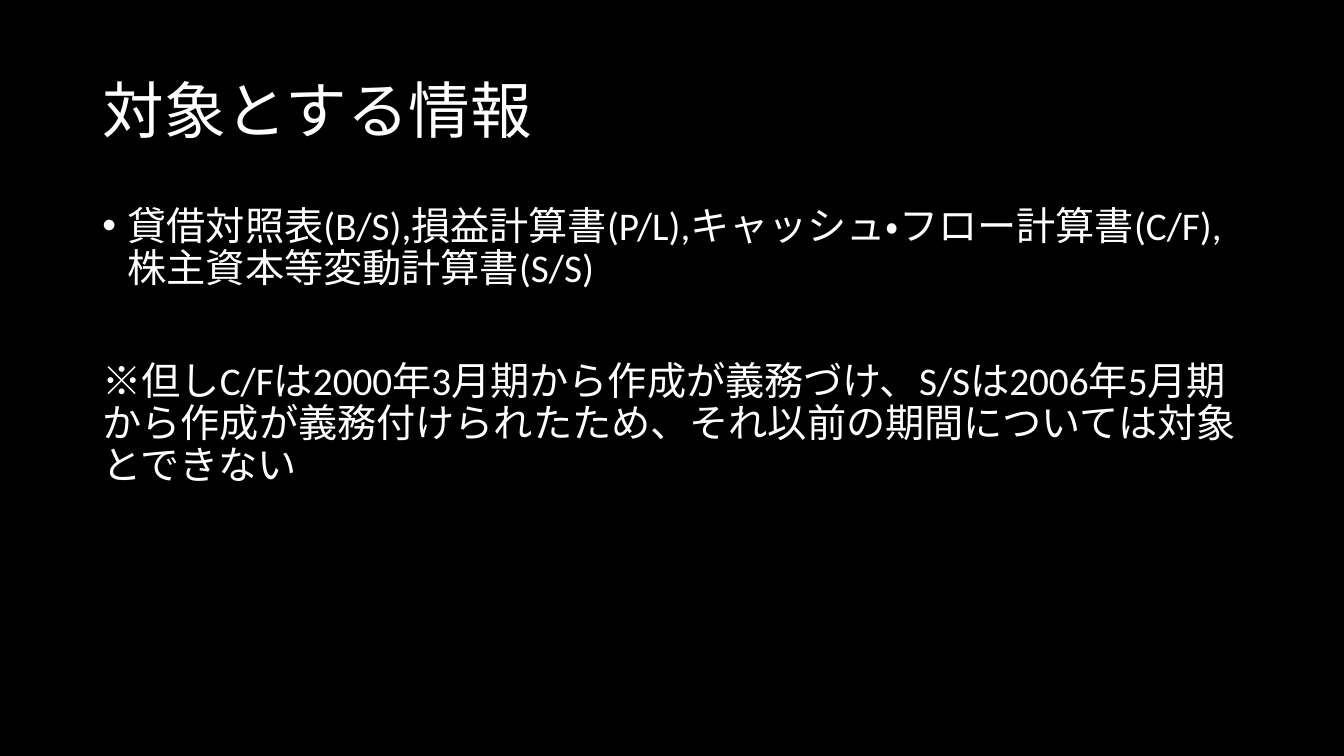
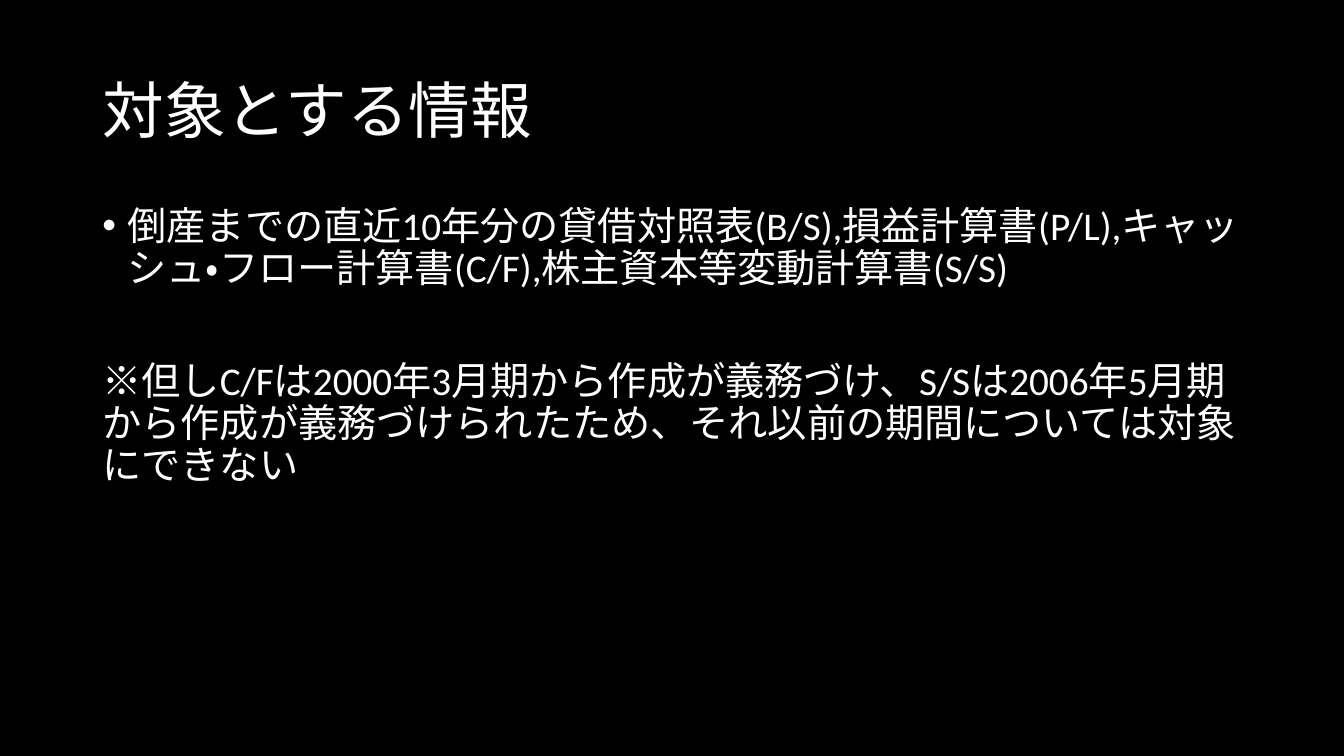
Before and after one commit to MAGA-Phantom/OperationSotsuron, a slide deck: slide 19 of 倒産の研究(仮).pptx (slide 15 before the commit). Drawn at 1344x756 pixels with LibreOffice and Linux fonts; fonts in the diff are those of the drawing. Boxes give left, top, right and bottom in pixels: in the first picture for what was removed or moved away, otherwise in the second. Text is boxed around its words. In the diff, an @@ line names an element or a change of style, - is before the commit and + after.

```diff
--- a/倒産の研究(仮).pptx
+++ b/倒産の研究(仮).pptx
@@ text at bbox=[102, 207, 1239, 481]: text changed @@
-• 貸借対照表(B/S),損益計算書(P/L),キャッシュ・フロー計算書(C/F),株主資本等変動計算書(S/S)
-※但しC/Fは2000年3月期から作成が義務づけ、S/Sは2006年5月期から作成が義務付けられたため、それ以前の期間については対象とできない
+• 倒産までの直近10年分の貸借対照表(B/S),損益計算書(P/L),キャッシュ・フロー計算書(C/F),株主資本等変動計算書(S/S)
+※但しC/Fは2000年3月期から作成が義務づけ、S/Sは2006年5月期から作成が義務づけられたため、それ以前の期間については対象にできない
```
Also in this commit, not shown: 6 other slides changed, 5 slides added.
